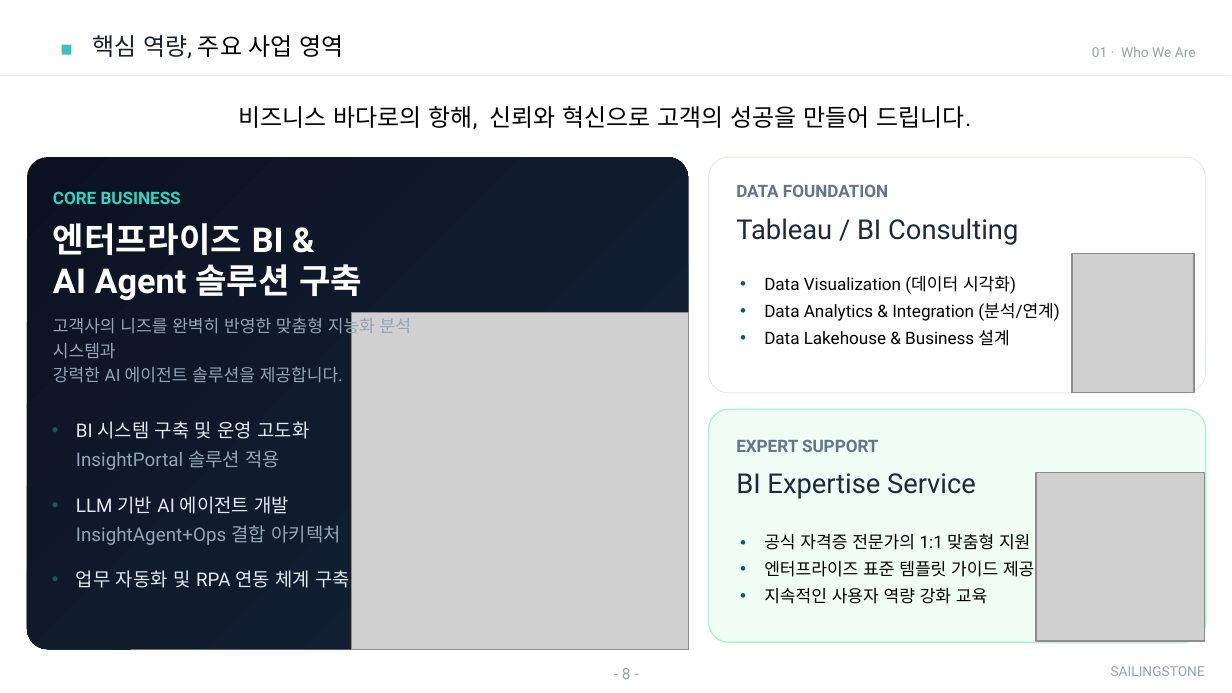
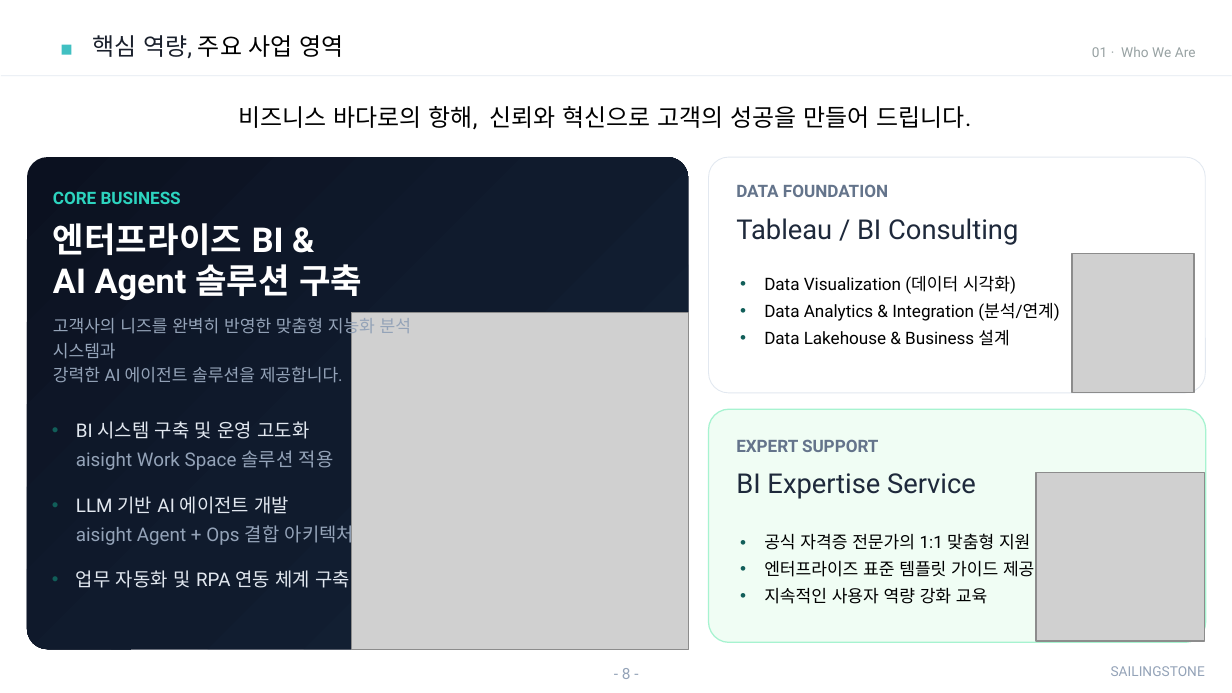
Before and after one commit to sellect-team/doc, a slide deck: slide 8 of docs/company/_source/company-intro-2026.pptx. Drawn at 1232x693 pixels with LibreOffice and Linux fonts; fonts in the diff are those of the drawing; grey boxes stand for pictures. Boxes give left, top, right and bottom in pixels: in the first picture for what was removed or moved away, otherwise in the second. Text is boxed around its words. In the diff, an @@ line names an element or a change of style, - is before the commit and + after.

```diff
--- a/docs/company/_source/company-intro-2026.pptx
+++ b/docs/company/_source/company-intro-2026.pptx
@@ text at (76, 450, 334, 470): text changed @@
-InsightPortal 솔루션 적용
+aisight Work Space 솔루션 적용
@@ text at (76, 522, 354, 547): text changed @@
-InsightAgent+Ops 결합 아키텍처
+aisight Agent + Ops 결합 아키텍처
```
Also in this commit, not shown: 1 other slide changed, 8 other files.
